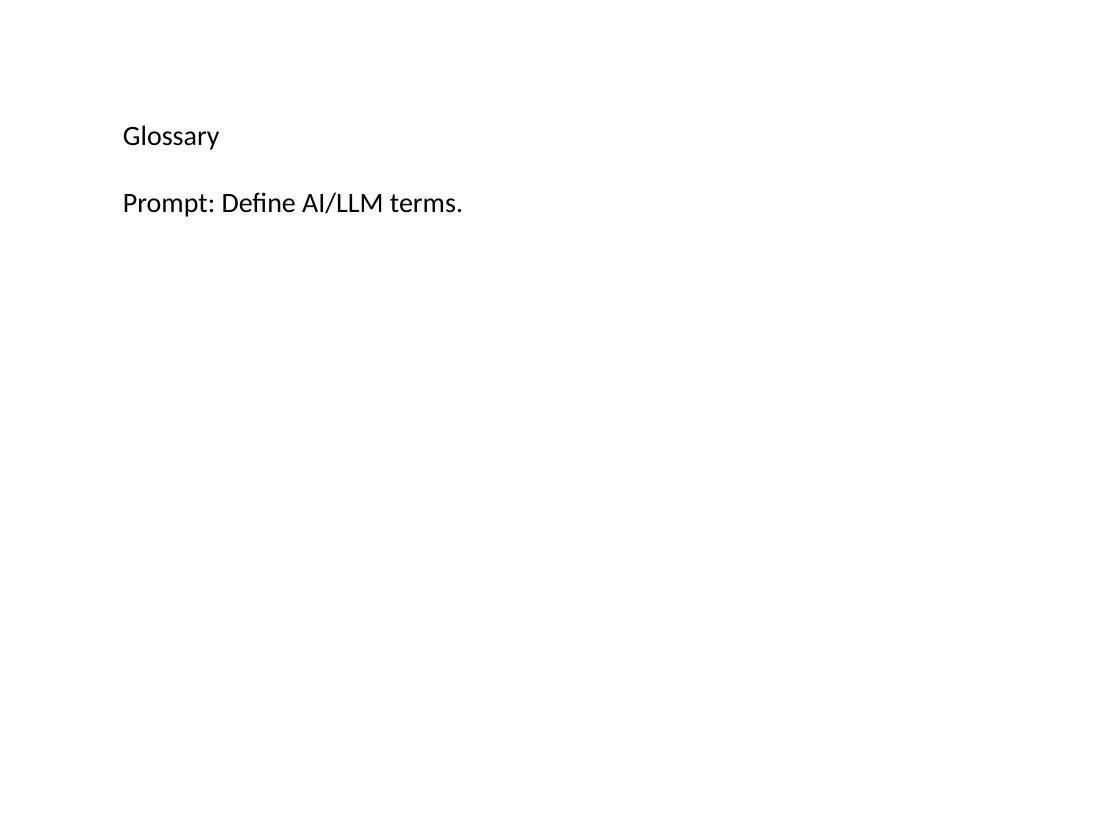
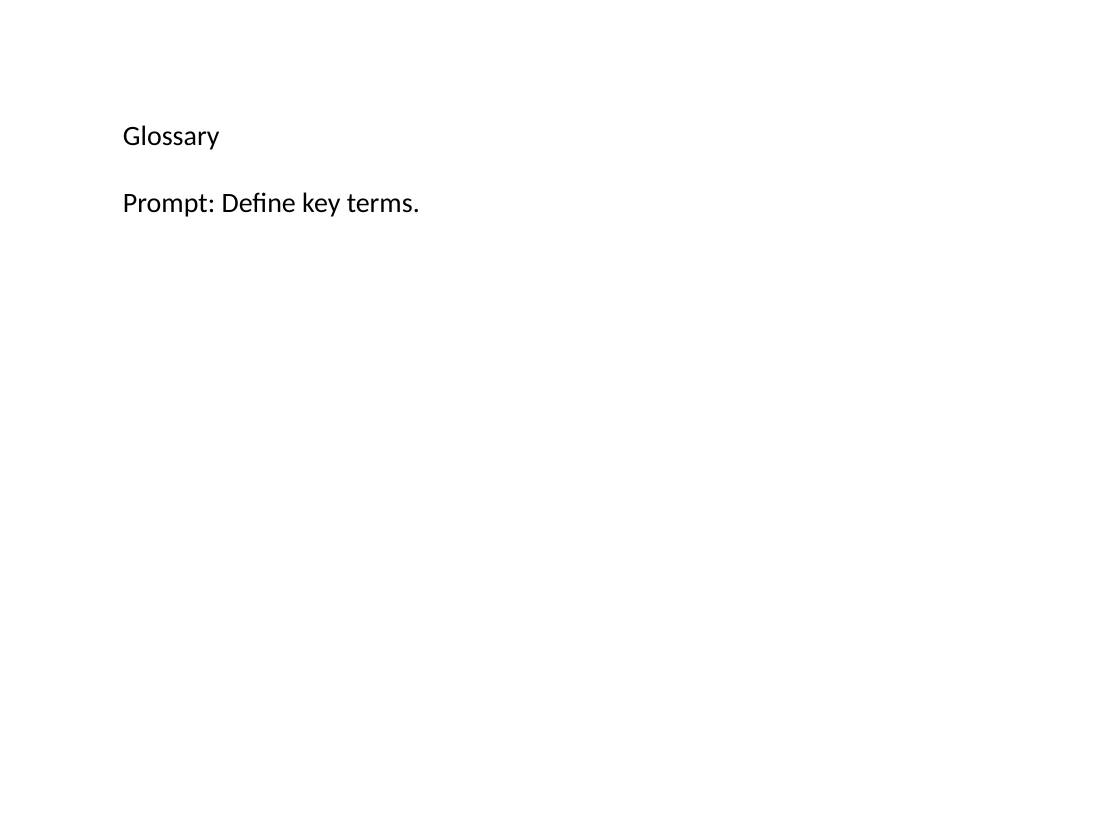
Before and after one commit to ashu16815/ElevateCopilot, a slide deck: slide 7 of public/elevatecopilot_resources_detailed/ppt-templates.pptx. Drawn at 1120x840 pixels with LibreOffice and Linux fonts; fonts in the diff are those of the drawing. Boxes give left, top, right and bottom in pixels: in the first picture for what was removed or moved away, otherwise in the second. Text is boxed around its words. In the diff, an @@ line names an element or a change of style, - is before the commit and + after.

Commit message:
feat: Complete resource library with all enriched files
- Updated all 10 resource files with real content
- PDF files: playbooks, cheatsheets, checklists, recipes, briefs, plans
- Office files: Excel calculator, Word prompts, PowerPoint templates
- All files now contain actual enriched content (not placeholders)
- Resource library fully operational with downloadable content
- Ready for production deployment on Vercel

```diff
--- a/public/elevatecopilot_resources_detailed/ppt-templates.pptx
+++ b/public/elevatecopilot_resources_detailed/ppt-templates.pptx
@@ text at (123,192,420,217): text changed @@
-Prompt: Define AI/LLM terms.
+Prompt: Define key terms.
```
Also in this commit, not shown: 4 other slides changed, 9 other files.
